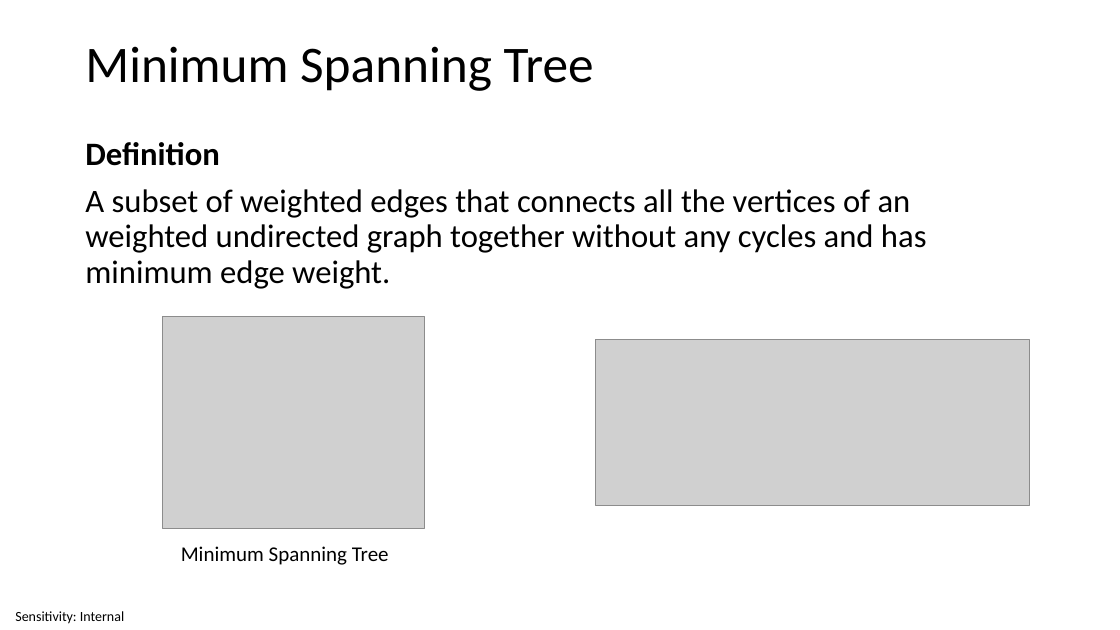
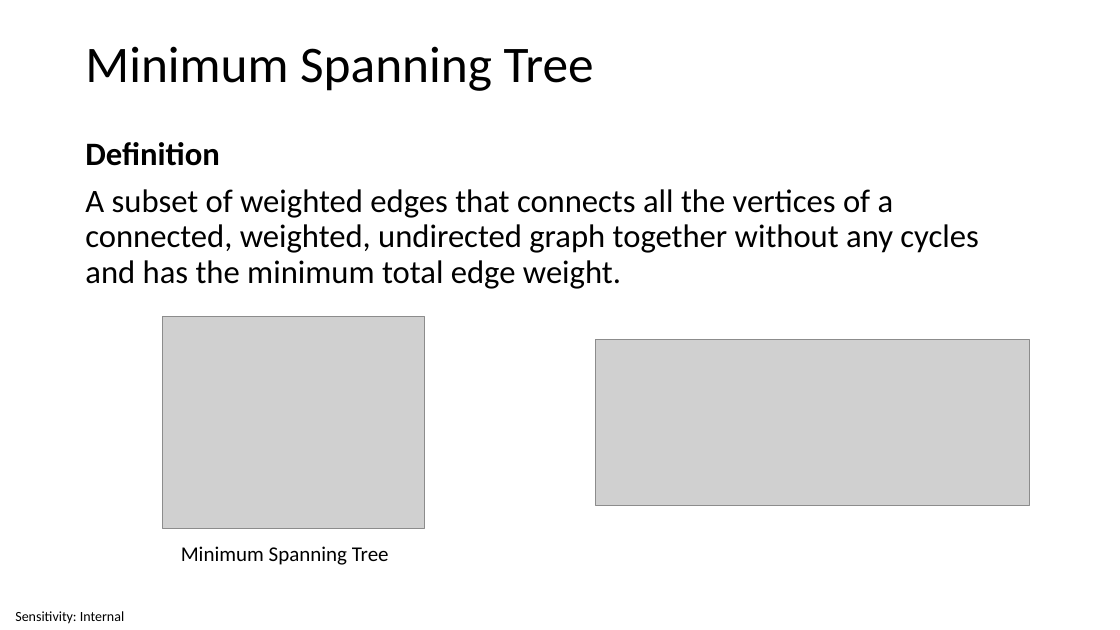
Before and after one commit to invariantum/operational_research, a slide deck: slide 36 of content/Lectures/Semester 1/Week 08 - Networks - Shortest Paths and MST/5 Source Files/Week 8 - Networks - Shortest Paths and MST.pptx. Drawn at 1120x630 pixels with LibreOffice and Linux fonts; fonts in the diff are those of the drawing; grey boxes stand for pictures. Boxes give left, top, right and bottom in pixels: in the first picture for what was removed or moved away, otherwise in the second. Text is boxed around its words. In the diff, an @@ line names an element or a change of style, - is before the commit and + after.

```diff
--- a/content/Lectures/Semester 1/Week 08 - Networks - Shortest Paths and MST/5 Source Files/Week 8 - Networks - Shortest Paths and MST.pptx
+++ b/content/Lectures/Semester 1/Week 08 - Networks - Shortest Paths and MST/5 Source Files/Week 8 - Networks - Shortest Paths and MST.pptx
@@ text at [85, 189, 978, 289]: text changed @@
-A subset of weighted edges that connects all the vertices of an weighted undirected graph together without any cycles and has minimum edge weight.
+A subset of weighted edges that connects all the vertices of a connected, weighted, undirected graph together without any cycles and has the minimum total edge weight.
```
Also in this commit, not shown: 23 other slides changed, 9 other files.
